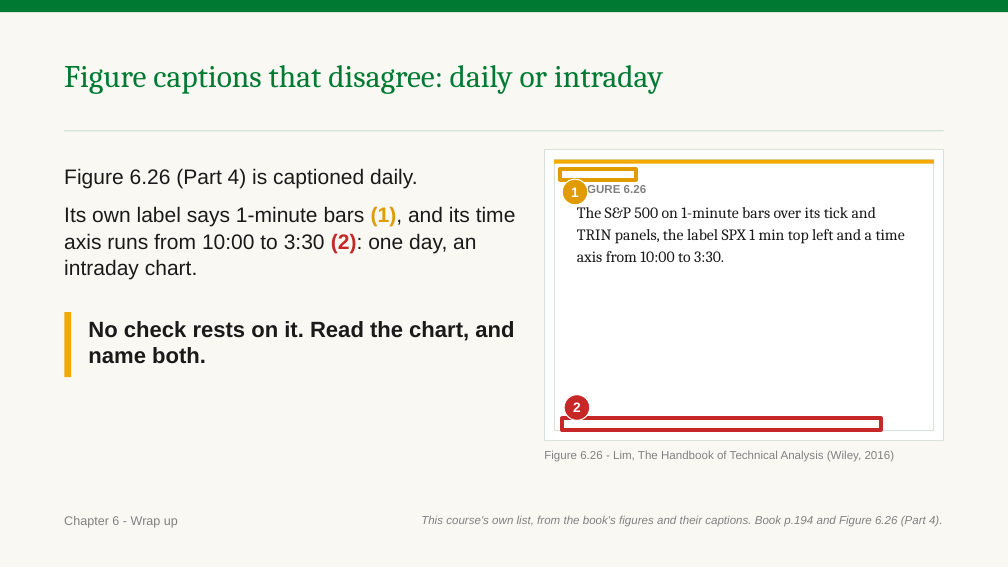
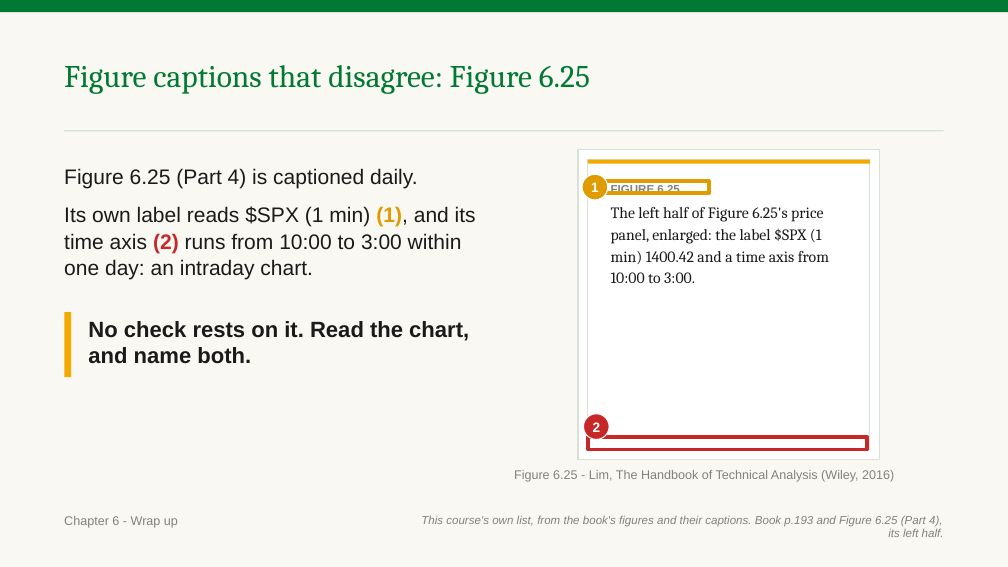
Before and after one commit to benjiesotelo-sudo/Telos_FIN1209, a slide deck: slide 215 of chapter-06/FIN1209-Chapter-06.pptx (slide 213 before the commit). Drawn at 1008x567 pixels with LibreOffice and Linux fonts; fonts in the diff are those of the drawing. Boxes give left, top, right and bottom in pixels: in the first picture for what was removed or moved away, otherwise in the second. Text is boxed around its words. In the diff, an @@ line names an element or a change of style, - is before the commit and + after.

```diff
--- a/chapter-06/FIN1209-Chapter-06.pptx
+++ b/chapter-06/FIN1209-Chapter-06.pptx
@@ text at [64,65,590,94]: text changed @@
-Figure captions that disagree: daily or intraday
+Figure captions that disagree: Figure 6.25
@@ text at [64,168,476,280]: text changed @@
-Figure 6.26 (Part 4) is captioned daily.
-Its own label says 1-minute bars (1), and its time axis runs from 10:00 to 3:30 (2): one day, an intraday chart.
+Figure 6.25 (Part 4) is captioned daily.
+Its own label reads $SPX (1 min) (1), and its time axis (2) runs from 10:00 to 3:00 within one day: an intraday chart.
@@ rectangle: place and size @@
-rectangle at [544,150,944,441]
+rectangle at [578,150,880,460]
@@ ellipse "1": place and size @@
-ellipse "1" at [563,179,588,205]
+ellipse "1" at [582,174,608,200]
@@ rectangle: place and size @@
-rectangle at [554,160,934,164]
+rectangle at [588,160,870,164]
@@ rectangle: place and size @@
-rectangle at [554,160,934,431]
+rectangle at [588,160,870,450]
@@ rectangle: place and size @@
-rectangle at [560,169,636,180]
+rectangle at [605,181,709,193]
@@ text at [611,184,829,283]: text changed @@
-FIGURE 6.26
-The S&P 500 on 1-minute bars over its tick and TRIN panels, the label SPX 1 min top left and a time axis from 10:00 to 3:30.
+FIGURE 6.25
+The left half of Figure 6.25's price panel, enlarged: the label $SPX (1 min) 1400.42 and a time axis from 10:00 to 3:00.
@@ text "No check rests on it. ..." rewrapped from [88,321,514,364] to [88,321,469,364] @@
@@ ellipse "2": place and size @@
-ellipse "2" at [564,395,590,420]
+ellipse "2" at [584,414,609,439]
@@ rectangle: place and size @@
-rectangle at [562,418,881,430]
+rectangle at [588,437,867,450]
@@ text at [514,470,894,482]: text changed; size 11 to 12 pt @@
-Figure 6.26 - Lim, The Handbook of Technical Analysis (Wiley, 2016)
+Figure 6.25 - Lim, The Handbook of Technical Analysis (Wiley, 2016)
@@ text at [421,515,944,537]: text changed @@
-This course's own list, from the book's figures and their captions. Book p.194 and Figure 6.26 (Part 4).
+This course's own list, from the book's figures and their captions. Book p.193 and Figure 6.25 (Part 4), its left half.
```
Also in this commit, not shown: 56 other slides changed, 4 slides added, 3 other files.
